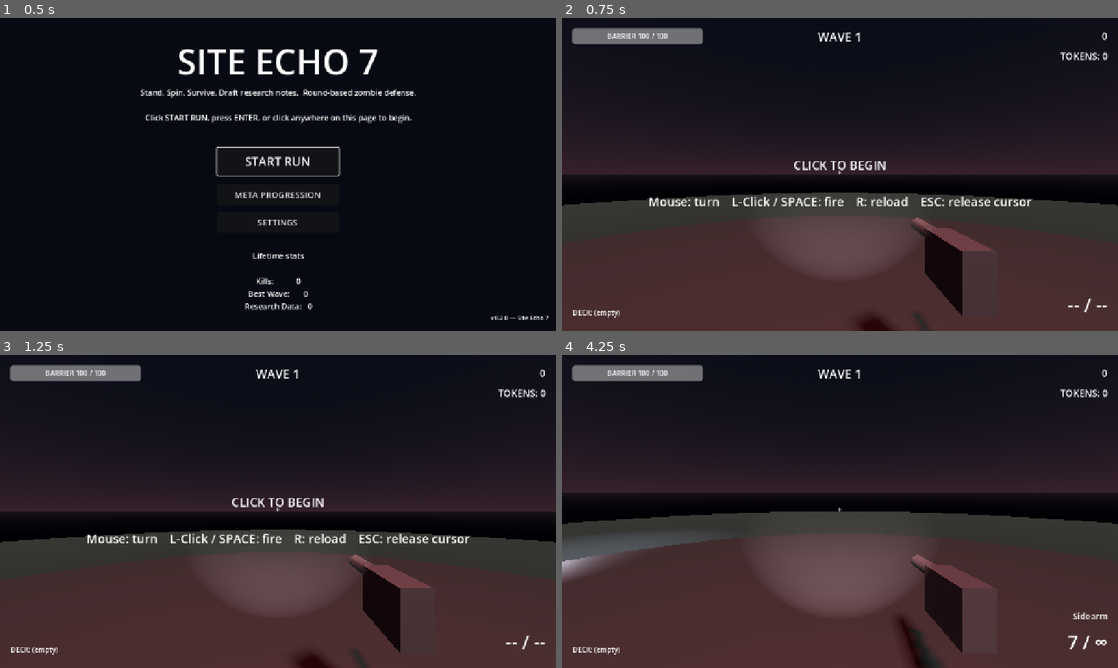
Above: before the commit, frames 1-4 (two rows, left to right).
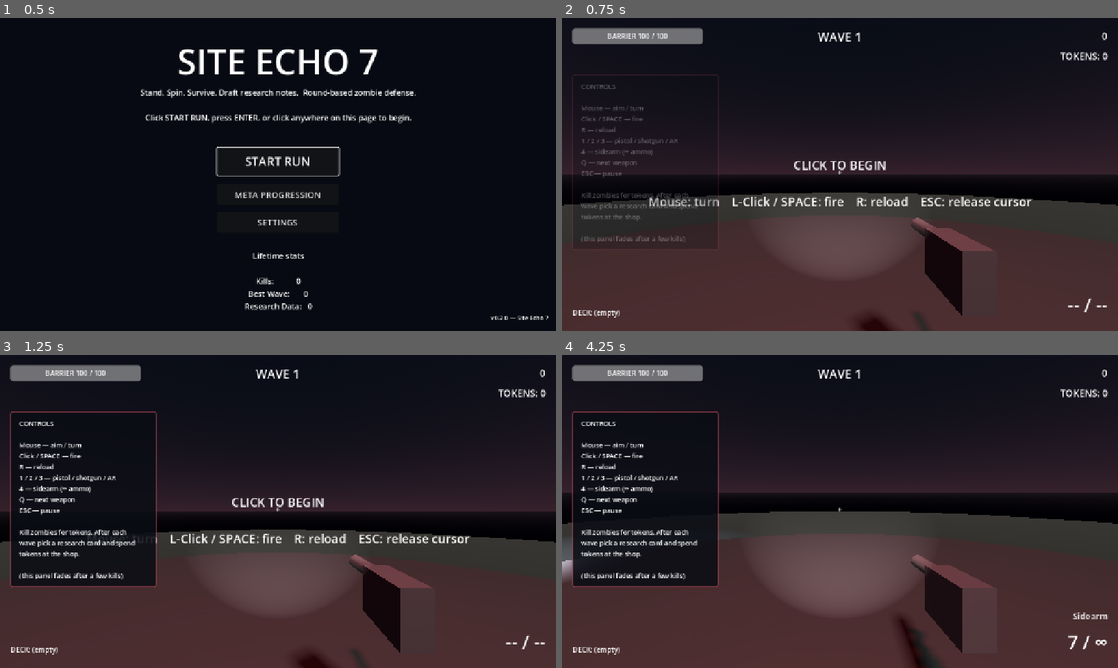
Above: after the commit, the same moments.

Repository: Josh-Buck/site-echo-7
Game: Godot game, scene res://scenes/ui/TitleScreen.tscn
Two runs of this game, one before a commit and one after it. Both use one fixed random seed, a clock stepped at 60 frames per second and the inputs below.
Inputs (mouse positions are in pixels of both pictures, inside the frame that each line leads up to):
- Up to frame 1 (0.5 s): no input
- Up to frame 2 (0.75 s): click "START RUN" at 0.5 s
- Up to frame 3 (1.25 s): no input
- Up to frame 4 (4.25 s): tap Enter at 1.25 s; move the mouse to (962, 495) at 1.27 s; press the mouse at (962, 495) at 1.28 s; tap Space at 1.52, 2.27, 3.77 s; tap F12 (dev_reset) at 2 s; move the mouse to (812, 511) at 2.02 s; release the mouse at (812, 511) at 2.03 s; tap Q (swap_next) at 2.1 s; click (812, 511) at 2.17 s; move the mouse to (851, 505) at 2.77 s; hold 1 (swap_primary) 2.78-3.53 s; click (851, 505) at 2.92 s; move the mouse to (834, 517) at 3.52 s; tap 4 (swap_quaternary) at 3.6 s; click (834, 517) at 3.67 s

Frame 1 is identical in both runs. In frame 2, 1.2% of the frame differs, in the area x 1-29%, y 18-72%; in frame 3, 7.4%; in frame 4, 8.6%, in the area x 1-29%, y 18-75%.

Commit message:
Instance Tutorial overlay in Main.tscn (Read-first retry)

Diff:
--- a/scenes/Main.tscn
+++ b/scenes/Main.tscn
@@ -29,6 +29,7 @@
 [ext_resource type="PackedScene" uid="uid://b1carddraftxyz" path="res://scenes/ui/CardDraft.tscn" id="17_cd"]
 [ext_resource type="PackedScene" uid="uid://b1shopxyz" path="res://scenes/ui/Shop.tscn" id="18_shop"]
 [ext_resource type="PackedScene" uid="uid://b1pausemenuxyz" path="res://scenes/ui/PauseMenu.tscn" id="19_pause"]
+[ext_resource type="PackedScene" uid="uid://b1tutorialxyz" path="res://scenes/ui/Tutorial.tscn" id="30_tut"]
 
 [node name="Main" type="Node3D"]
 script = ExtResource("1_main")
@@ -51,3 +52,5 @@
 [node name="WaveComplete" parent="." instance=ExtResource("16_wc")]
 
 [node name="PauseMenu" parent="." instance=ExtResource("19_pause")]
+
+[node name="Tutorial" parent="." instance=ExtResource("30_tut")]
Not shown: 1 places in scenes/Main.tscn that only renumber resources
